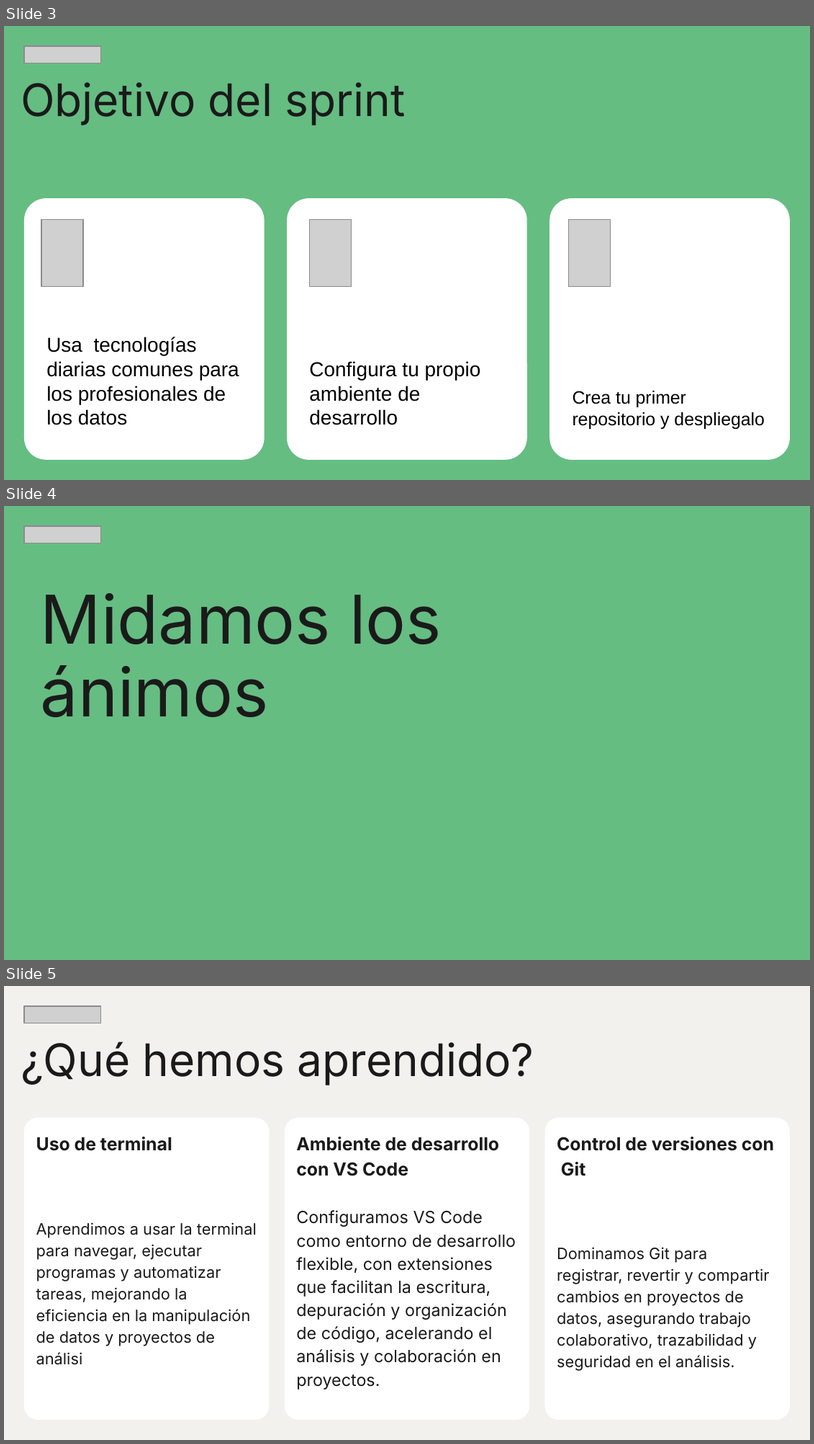
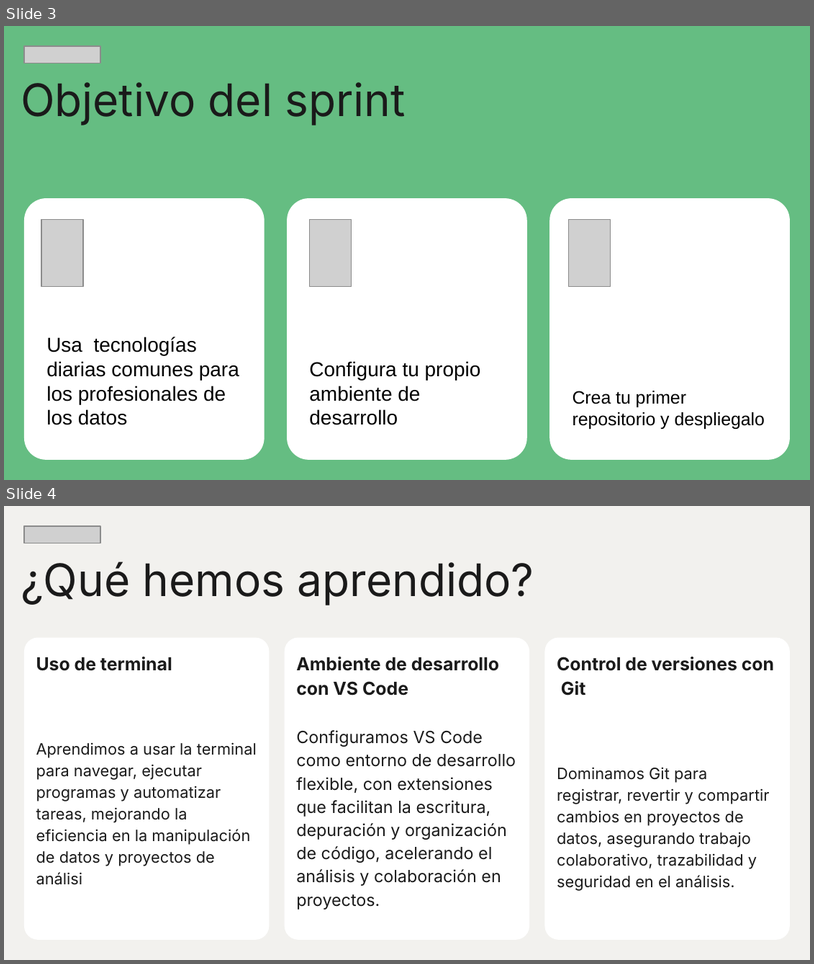
Before and after one commit to zyntonyson/bootcamp_ds_da, a slide deck: 07-herramientas-desarrollo/15-proyecto-github.pptx. Shown one above the other, each under a label of ours: slides 3, 4 and 5 before the commit, slides 3 and 4 after it. The pictures are 814x1444 and 814x964 pixels, drawn with LibreOffice and Linux fonts; fonts in the diff are those of the drawing; grey boxes stand for pictures. Boxes give left, top, right and bottom in pixels: in the first picture for what was removed or moved away, otherwise in the second. Text is boxed around its words. In the diff, an @@ line names an element or a change of style, - is before the commit and + after.

```diff
--- a/07-herramientas-desarrollo/15-proyecto-github.pptx
+++ b/07-herramientas-desarrollo/15-proyecto-github.pptx
@@ slide 4 removed at box(4, 506, 810, 960), background #65BD82 @@
@@ picture removed at box(24, 526, 100, 543) @@
@@ title removed at box(41, 593, 442, 717) @@
-Midamos los ánimos
@@ what was slide 5 is now slide 4 @@
```
Also in this commit, not shown: 2 slides changed, 4 other files.
